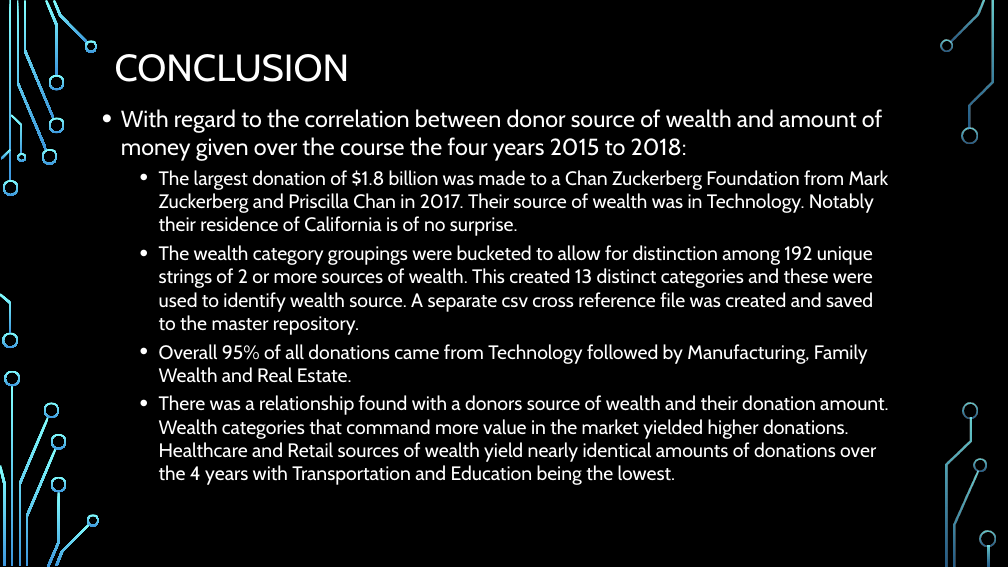
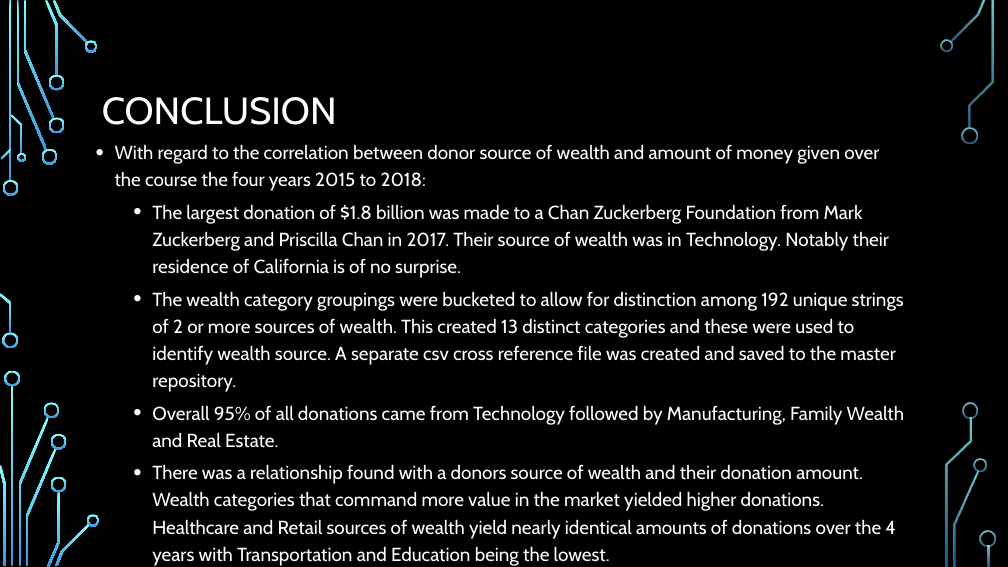
Before and after one commit to kjwunderlich/project-one---sphinx, a slide deck: slide 12 of Team_Sphinx_Presentation_20181011.pptx. Drawn at 1008x567 pixels with LibreOffice and Linux fonts; fonts in the diff are those of the drawing; background and template pictures are left out. Boxes give left, top, right and bottom in pixels: in the first picture for what was removed or moved away, otherwise in the second. Text is boxed around its words. In the diff, an @@ line names an element or a change of style, - is before the commit and + after.

```diff
--- a/Team_Sphinx_Presentation_20181011.pptx
+++ b/Team_Sphinx_Presentation_20181011.pptx
@@ title "CONCLUSION": place and size @@
-title "CONCLUSION" at (115, 54, 350, 82)
+title "CONCLUSION" at (102, 97, 337, 125)
@@ text "With regard to the correlation ...": place and size @@
-text "With regard to the correlation ..." at (121, 109, 889, 485)
+text "With regard to the correlation ..." at (115, 144, 904, 539)
@@ text "With regard to the correlation ..." at (115, 144, 904, 539): size 22.2 to 18 pt in "With regard to the correlation between donor ..."; size 18.5 to 18 pt in "The largest donation of $1.8 billion was ...", "The wealth category groupings were bucketed to ...", "Overall 95% of all donations came from ...", "There was a relationship found with a ..."; line spacing 1 to 1.2 @@
```
Also in this commit, not shown: 12 other slides changed.
